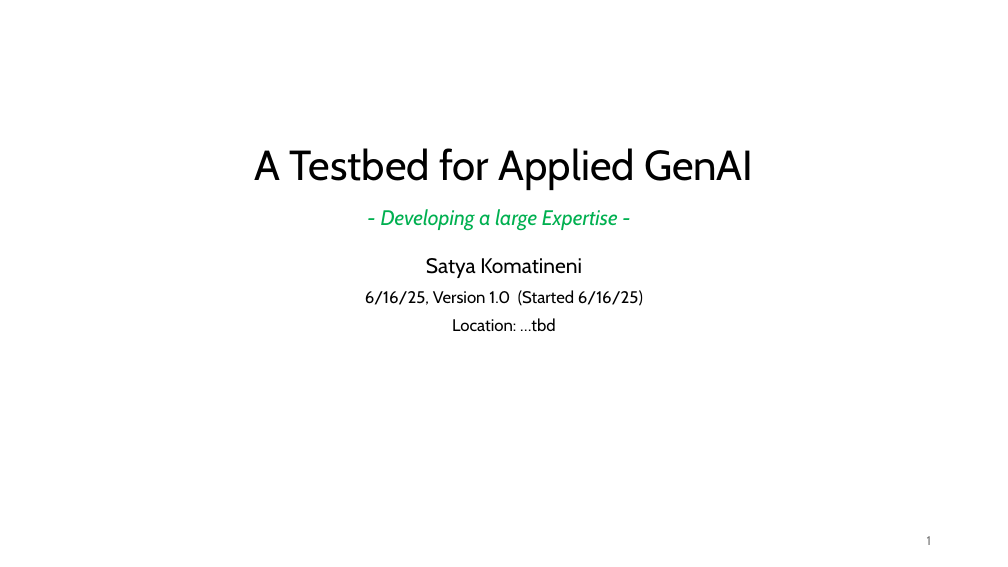
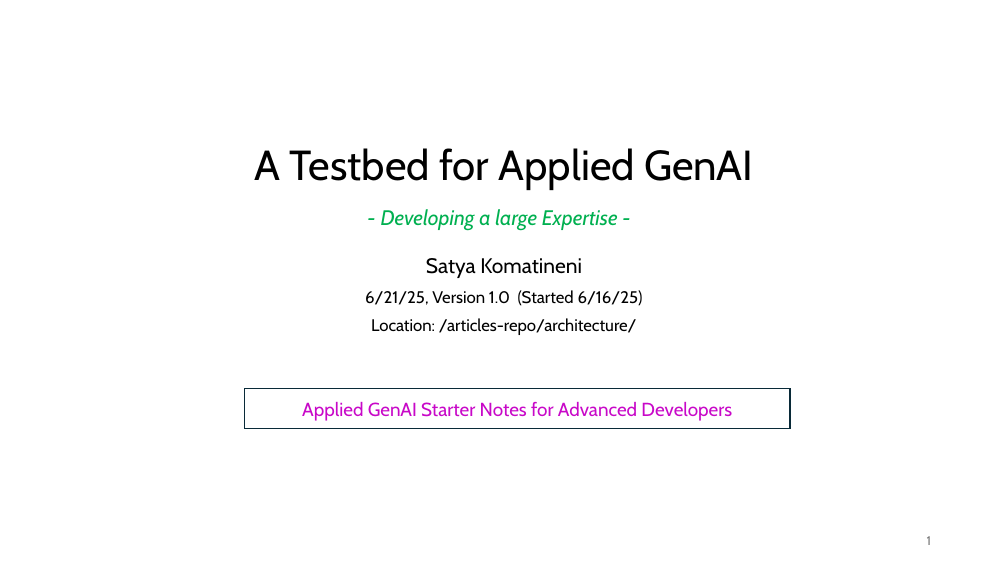
Before and after one commit to SatyaKomatineni/articles-repo, a slide deck: slide 1 of architecture/applied-genai-testbed.pptx. Drawn at 1008x567 pixels with LibreOffice and Linux fonts; fonts in the diff are those of the drawing. Boxes give left, top, right and bottom in pixels: in the first picture for what was removed or moved away, otherwise in the second. Text is boxed around its words. In the diff, an @@ line names an element or a change of style, - is before the commit and + after.

```diff
--- a/architecture/applied-genai-testbed.pptx
+++ b/architecture/applied-genai-testbed.pptx
@@ subtitle at [365,290,643,335]: text changed @@
-6/16/25, Version 1.0 (Started 6/16/25)
-Location: …tbd
+6/21/25, Version 1.0 (Started 6/16/25)
+Location: /articles-repo/architecture/
@@ rectangle added at [244,389,790,429], outline #092A39 1.5 pt, 18 pt, text #C808C8 @@
+Applied GenAI Starter Notes for Advanced Developers
```
Also in this commit, not shown: 2 other slides changed, 14 slides added.
